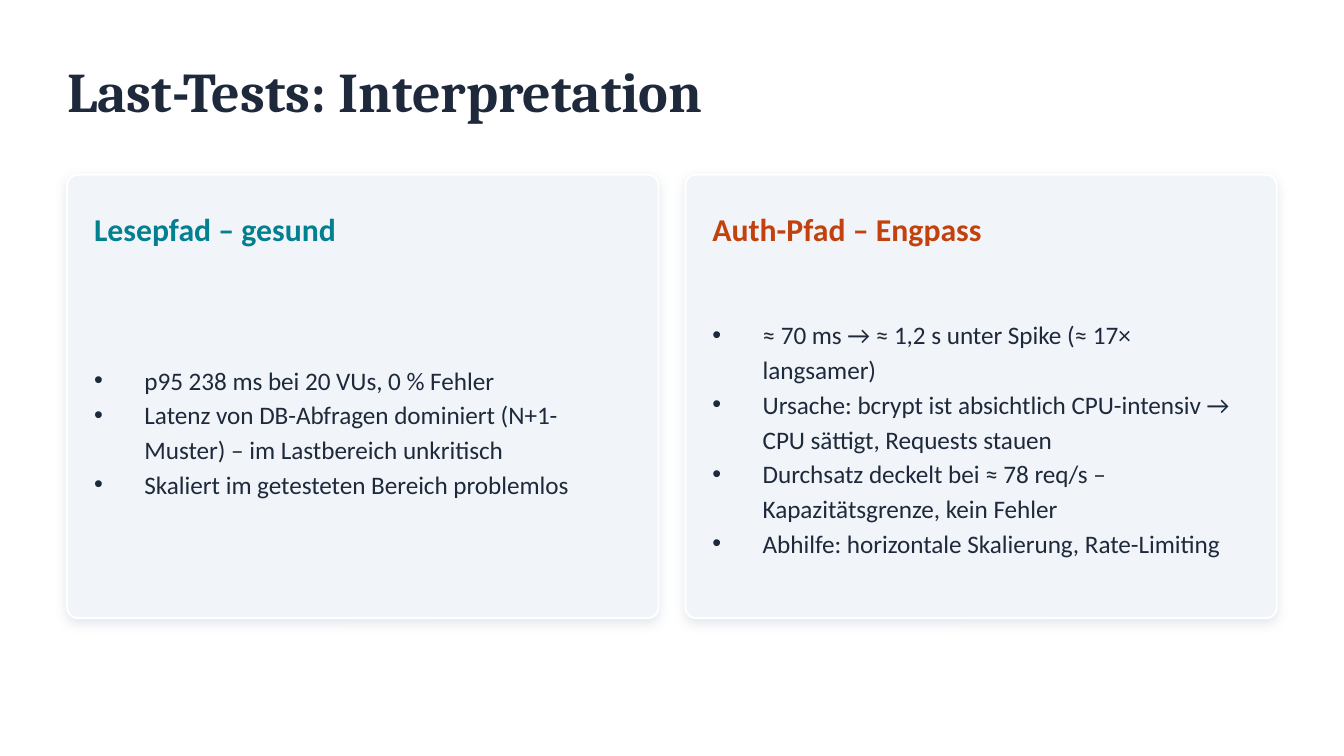
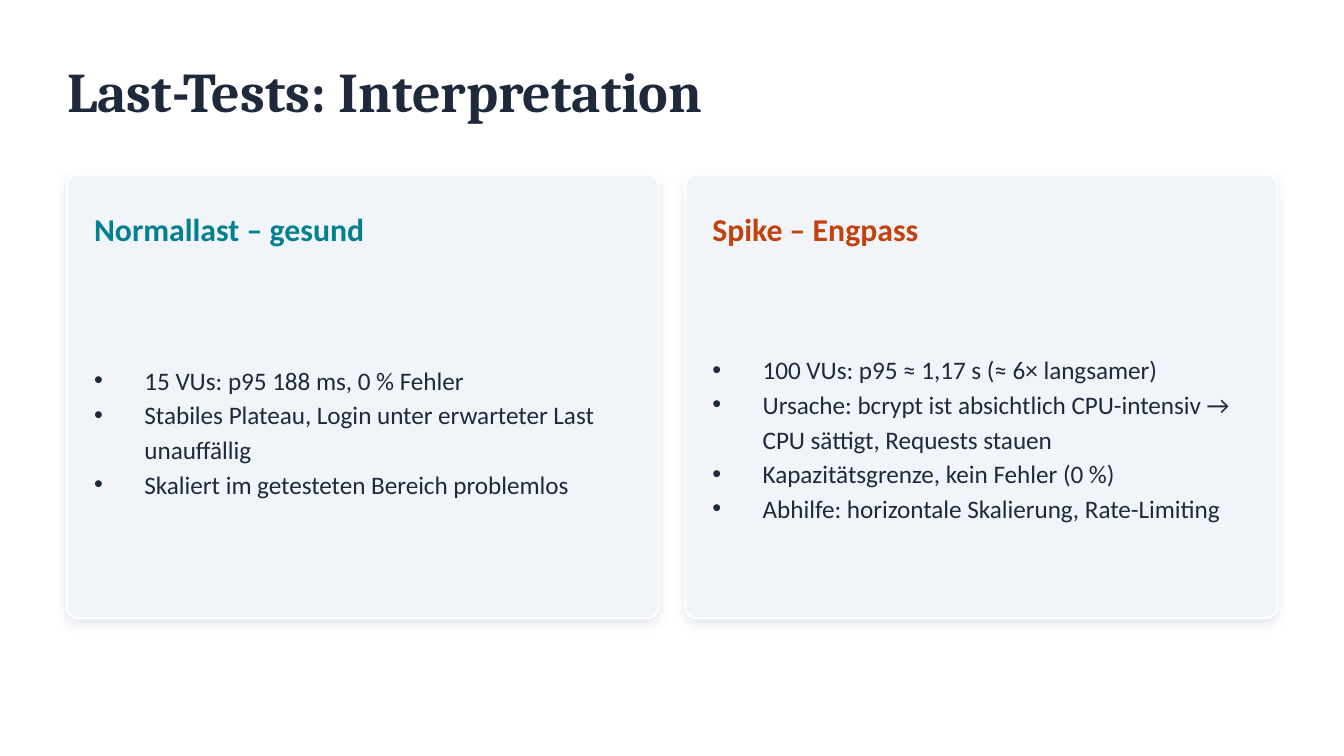
Before and after one commit to Lolo169169/wat4-2026ss-bb-zauner-seybold, a slide deck: slide 9 of PRESENTATION.pptx. Drawn at 1344x756 pixels with LibreOffice and Linux fonts; fonts in the diff are those of the drawing. Boxes give left, top, right and bottom in pixels: in the first picture for what was removed or moved away, otherwise in the second. Text is boxed around its words. In the diff, an @@ line names an element or a change of style, - is before the commit and + after.

Commit message:
refactoring - downsizing the tests. Focus on auth

```diff
--- a/PRESENTATION.pptx
+++ b/PRESENTATION.pptx
@@ text at (x1=94, y1=218, x2=365, y2=247): text changed @@
-Lesepfad – gesund
+Normallast – gesund
@@ text at (x1=712, y1=218, x2=919, y2=247): text changed @@
-Auth-Pfad – Engpass
+Spike – Engpass
@@ text at (x1=144, y1=372, x2=594, y2=464): text changed @@
-• p95 238 ms bei 20 VUs, 0 % Fehler
-• Latenz von DB-Abfragen dominiert (N+1-Muster) – im Lastbereich unkritisch
+• 15 VUs: p95 188 ms, 0 % Fehler
+• Stabiles Plateau, Login unter erwarteter Last unauffällig
@@ text at (x1=763, y1=360, x2=1157, y2=384): text changed @@
-• ≈ 70 ms → ≈ 1,2 s unter Spike (≈ 17× langsamer)
+• 100 VUs: p95 ≈ 1,17 s (≈ 6× langsamer)
@@ text at (x1=763, y1=465, x2=1083, y2=488): text changed @@
-• Durchsatz deckelt bei ≈ 78 req/s – Kapazitätsgrenze, kein Fehler
+• Kapazitätsgrenze, kein Fehler (0 %)
```
Also in this commit, not shown: 9 other slides changed, 22 other files.
